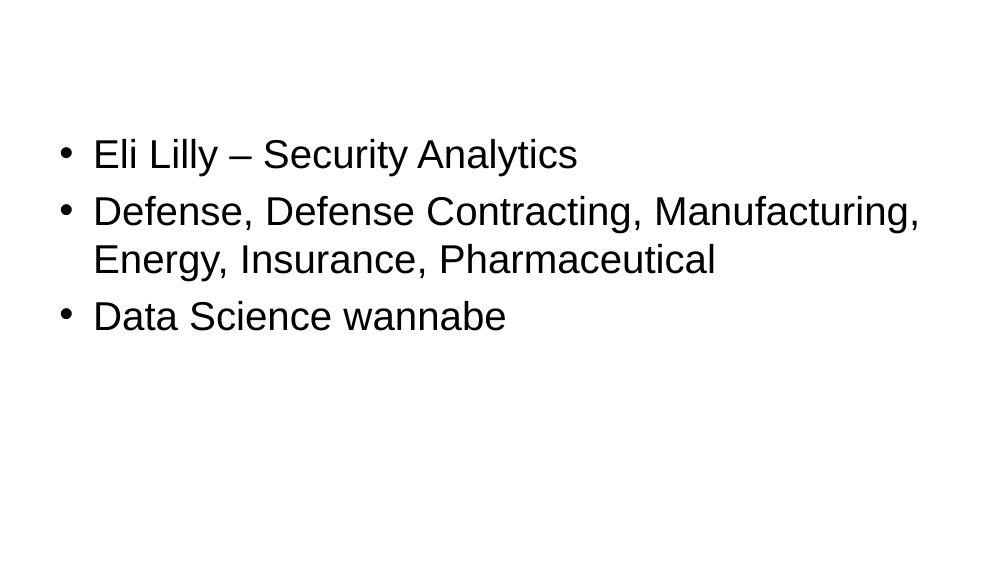
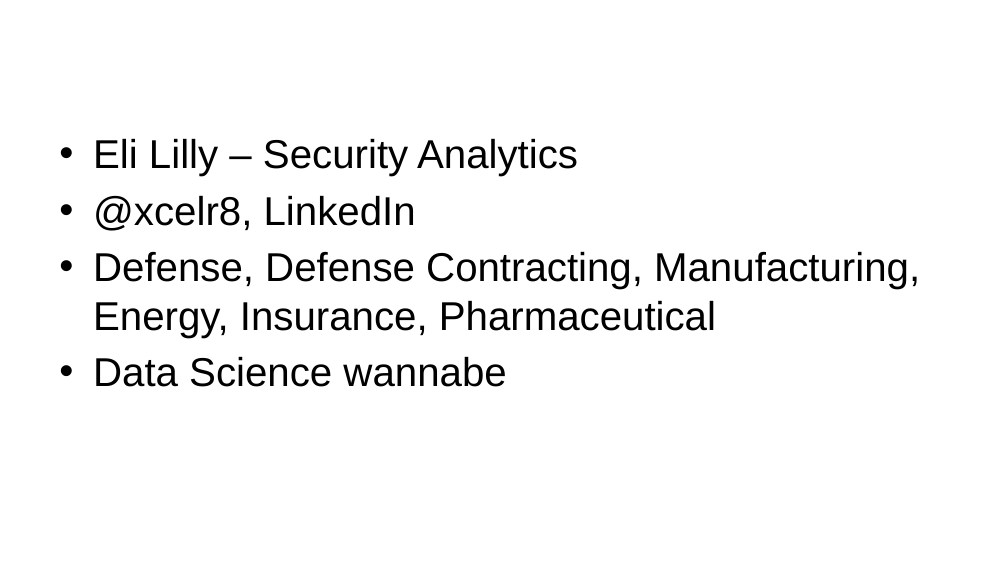
Before and after one commit to tlhendri/tptip_preso, a slide deck: slide 16 of Notebook.pptx (slide 17 before the commit). Drawn at 1008x567 pixels with LibreOffice and Linux fonts; fonts in the diff are those of the drawing; background and template pictures are left out. Boxes give left, top, right and bottom in pixels: in the first picture for what was removed or moved away, otherwise in the second. Text is boxed around its words. In the diff, an @@ line names an element or a change of style, - is before the commit and + after.

```diff
--- a/Notebook.pptx
+++ b/Notebook.pptx
@@ text at [93,195,416,231]: paragraph added @@
+• @xcelr8, LinkedIn
```
Also in this commit, not shown: 2 other slides changed, 1 other file.
